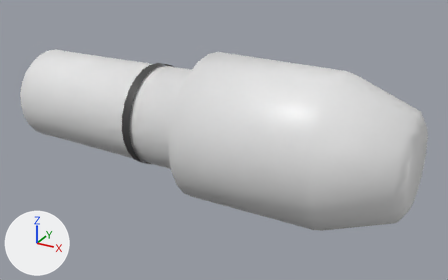
The OBJ model Models/GL_Grenade/LauncherGrenade.obj, before and after one commit.
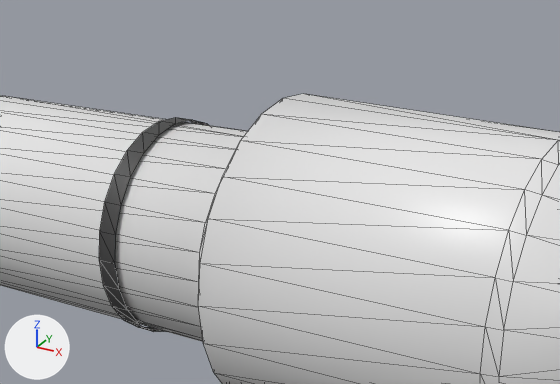
The first picture shows the older version from a 50 mm camera at (0.268, -0.437, 0.208) aimed at (0.026, 0.004, -0.013). The close-ups show the older and then the newer version on the part from 17% to 76% of the width and 3% to 67% of the height of that picture. Only the edits that show in the close-ups are written down. The axes (+X, +Y, +Z) are drawn at lower left. The lights are the same throughout. The close-ups show mesh edges as thin lines. Where no turn or scale is listed for an object, it has been applied to the vertices.

Objects in the first close-up: 'default:default.007'.
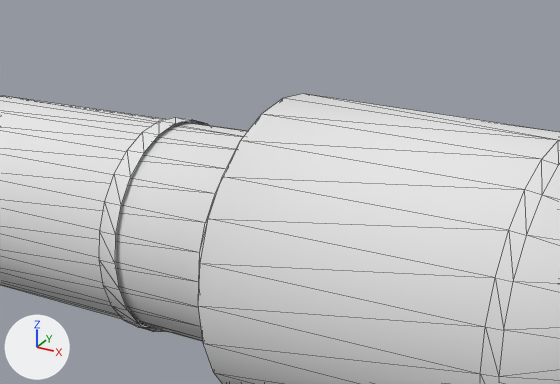
What the commit changed:
Material 'arm_switch' (mat_arm_switch) changes colour from dark grey #444444 to white #e7e7e7; in linear values from (0.0572, 0.0572, 0.0572) to (0.8, 0.8, 0.8).

Location of each change, [x1, y1, x2, y2] in pixels of the close-ups (560 x 384 px):
'default:default.007', recoloured
    both: [11, 94, 560, 332]
